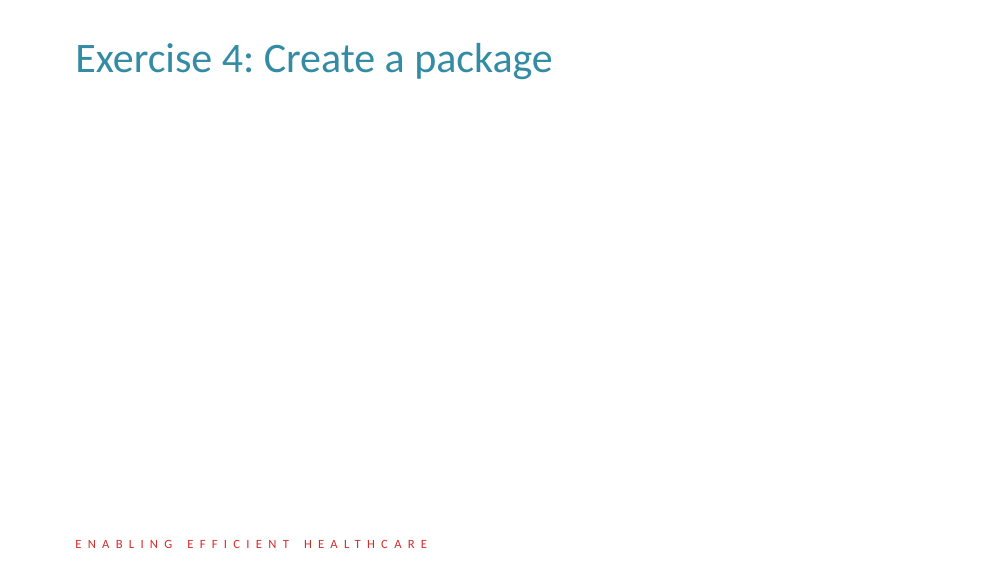
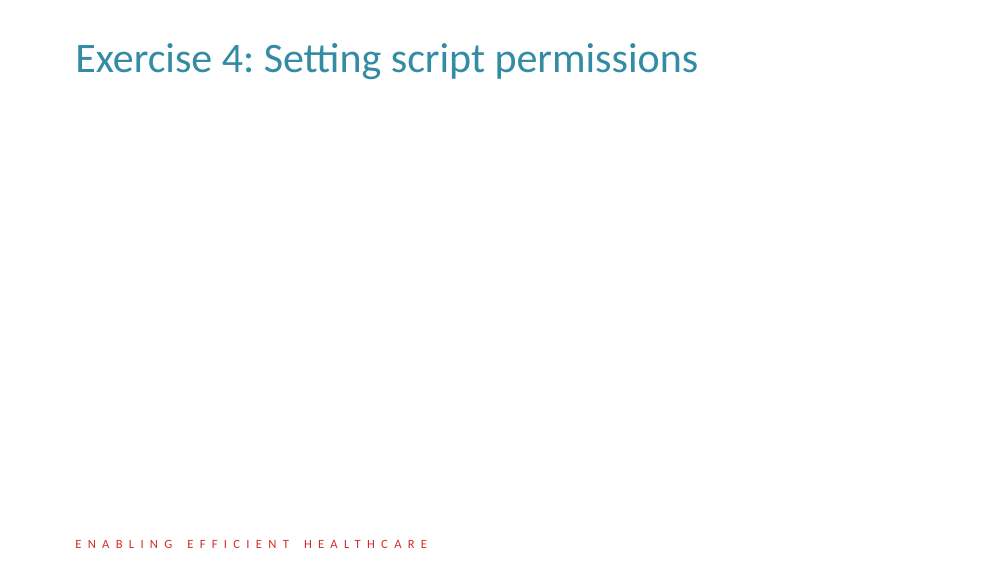
Before and after one commit to DIPSAS/InstallationTech, a slide deck: slide 51 of presentation/InstallationCourse.pptx (slide 34 before the commit). Drawn at 1008x567 pixels with LibreOffice and Linux fonts; fonts in the diff are those of the drawing; background and template pictures are left out. Boxes give left, top, right and bottom in pixels: in the first picture for what was removed or moved away, otherwise in the second. Text is boxed around its words. In the diff, an @@ line names an element or a change of style, - is before the commit and + after.

Commit message:
updates to exercises

```diff
--- a/presentation/InstallationCourse.pptx
+++ b/presentation/InstallationCourse.pptx
@@ title at (x1=75, y1=43, x2=699, y2=79): text changed @@
-Exercise 4: Create a package
+Exercise 4: Setting script permissions
```
Also in this commit, not shown: 3 other slides changed, 1 slide added, 1 slide removed, 3 other files.
